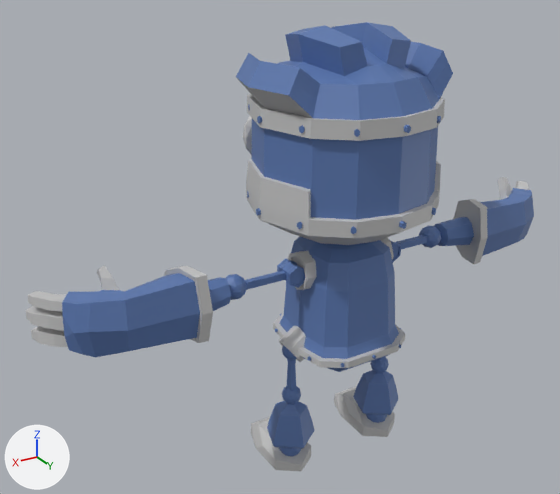
The glTF model graphics/gtlf2/Robot.glb: old version first, new version second.
Rendered twice from a 50 mm camera at (4.59, 6.38, 5.95) aimed at (0.54, -0.38, 2.57). Arrows for +X, +Y and +Z are at lower left; the lights stay in place.

The scene before the commit, as lines of its bpy script (objects in view):
```python
me_cylinder = bpy.data.meshes.new('Cylinder')
me_cylinder.from_pydata(...)  # 689 vertices, 1166 faces; spans x -1.09..1.11, y -1.05..1.04, z 2.89..4.96
# faces by material slot: [584, 410, 172]
me_cylinder.materials.append(mat_main)  # blue #5b78af
me_cylinder.materials.append(mat_grey)  # light grey #c3c3c3
me_cylinder.materials.append(mat_black)  # black #000000
me_cylinder_012 = bpy.data.meshes.new('Cylinder.012')
me_cylinder_012.from_pydata(...)  # 77 vertices, 146 faces; spans x 0.341..0.907, y -0.249..0.291, z 0.056..0.816
me_cylinder_012.materials.append(mat_main)  # blue #5b78af
me_cylinder_014 = bpy.data.meshes.new('Cylinder.014')
me_cylinder_014.from_pydata(...)  # 18 vertices, 32 faces; spans x 0.376..0.872, y -0.698..0.25, z -0.02..0.23
me_cylinder_014.materials.append(mat_grey)  # light grey #c3c3c3
ob_foot_l = bpy.data.objects.new('Foot.L', me_cylinder_014)
ob_foot_l.location = (0.0, 0.0, 0.0)
ob_head = bpy.data.objects.new('Head', me_cylinder)
ob_head.location = (0.0, 0.0, 0.0)
ob_lowerleg_l = bpy.data.objects.new('LowerLeg.L', me_cylinder_012)
ob_lowerleg_l.location = (0.0, 0.0, 0.0)
# also in view: 'Hand.R' at (-2.36, -0.05, 2.49); 'Hand.L' at (2.35, -0.05, 2.49); 'Torso' at (-0.01, 0.02, 2.14); 'Arm.L' at (1.04, -0.01, 2.43); 'LowerLeg.R' at (-0.64, 0.02, 0.44)
```
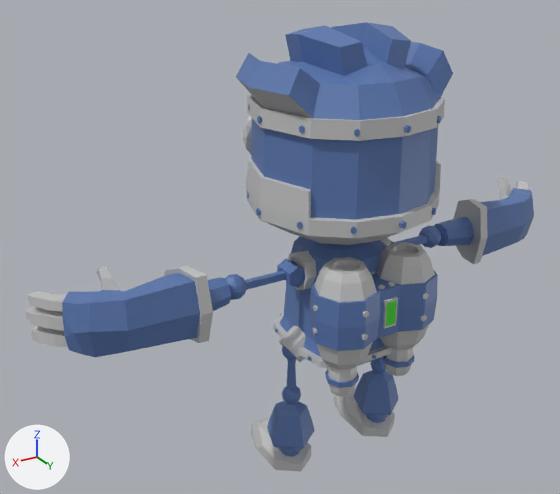
The edits, one by one:
Material 'Grey.001' (mat_grey_001) is new.
Its base color is (0.549, 0.549, 0.549) (light grey #c4c4c4).
Material 'Main.001' (mat_main_001) is new.
Its base color is (0.103, 0.186, 0.429) (blue #5a77af).
Material 'Display' (mat_display) is new.
Its base color is (0.0748, 0.686, 0.0411) (green #4dd839).
Its roughness is 1.0.
Mesh me_cylinder_001 is new.
It has 533 vertices, 1004 faces and spans x -0.748..0.748, y 0.277..1.013, z 1.244..2.714.
Faces by material slot: [746, 256, 2].
It uses material mat_grey_001 (light grey #c4c4c4).
It uses material mat_main_001 (blue #5a77af).
It uses material mat_display (green #4dd839).
Object 'Jetpack' (ob_jetpack) is new; it shows me_cylinder_001.
Its location is (0.0, 0.0, 0.0).

Boxes [x1, y1, x2, y2] around the edits, measured in the pictures (560 x 494 px):
'Jetpack', added: after [309, 242, 438, 396]
    faces in mat_grey_001 (light grey #c3c3c3): [313, 242, 435, 396]
    faces in mat_main_001 (blue #5b78af): [309, 271, 438, 388]
    faces in mat_display (green #4dd839): [385, 301, 397, 326]
'Torso', unchanged, covered by the edit: before [273, 236, 405, 372]; after [273, 236, 392, 368]
